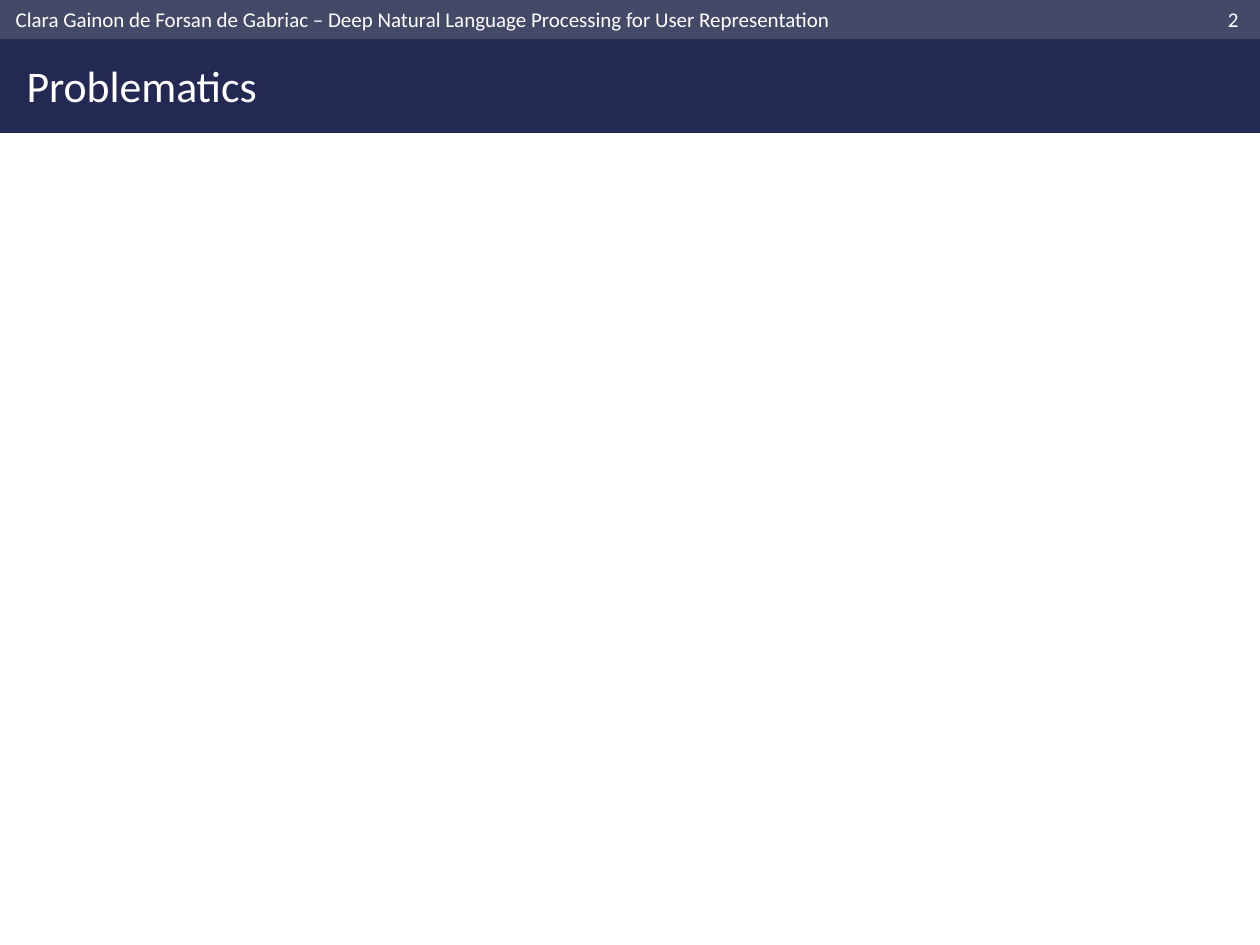
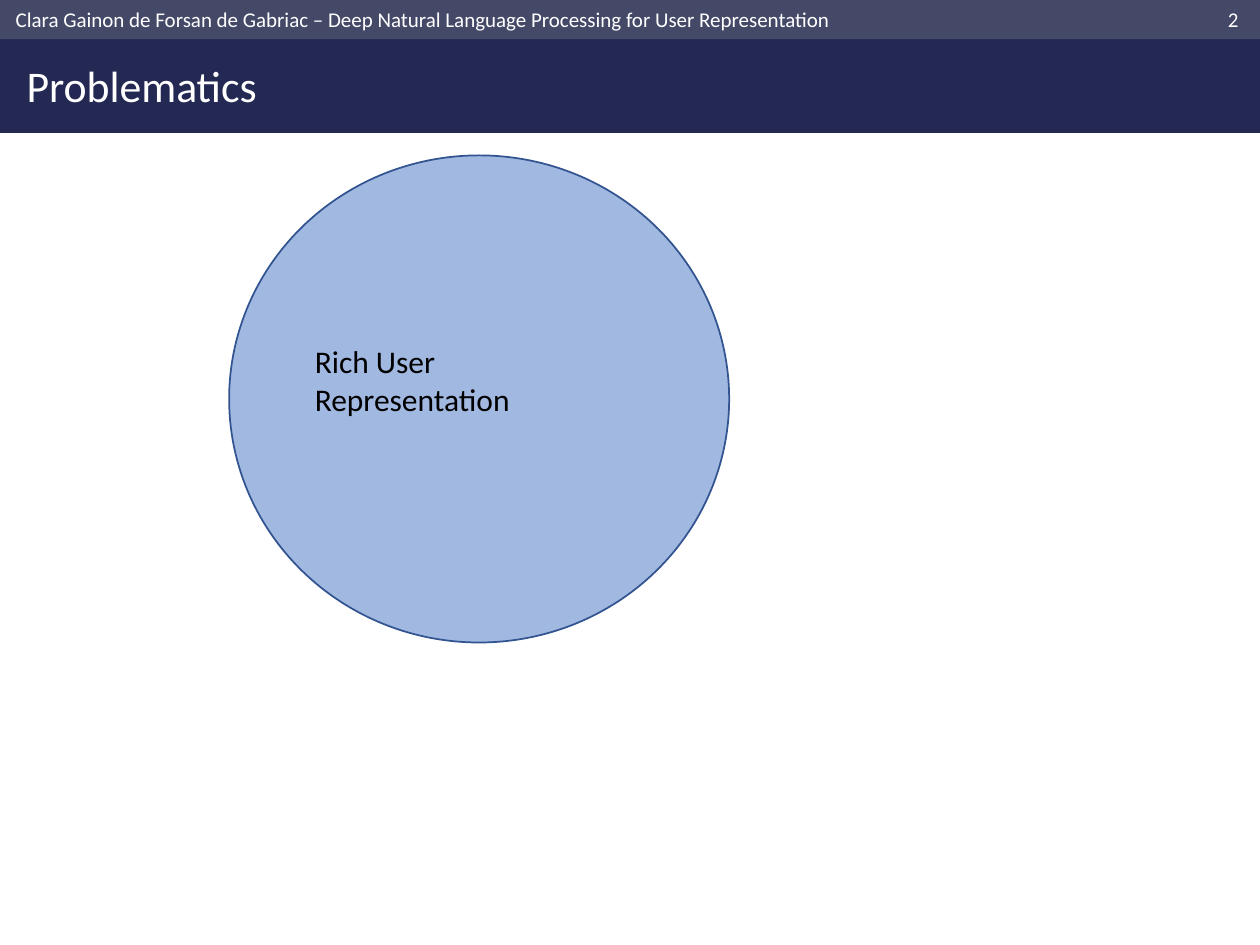
Before and after one commit to clara-gdef/defense, a slide deck: slide 3 of defense.pptx. Drawn at 1260x945 pixels with LibreOffice and Linux fonts; fonts in the diff are those of the drawing; background and template pictures are left out. Boxes give left, top, right and bottom in pixels: in the first picture for what was removed or moved away, otherwise in the second. Text is boxed around its words. In the diff, an @@ line names an element or a change of style, - is before the commit and + after.

```diff
--- a/defense.pptx
+++ b/defense.pptx
@@ ellipse added at (229, 155, 730, 643), fill #4472C4 at 50% opacity, outline #325491 1 pt, 18 pt, text #000000 @@
+Rich User
+Representation
```
Also in this commit, not shown: 6 other slides changed, 7 slides added, 4 slides removed, 2 other files.
